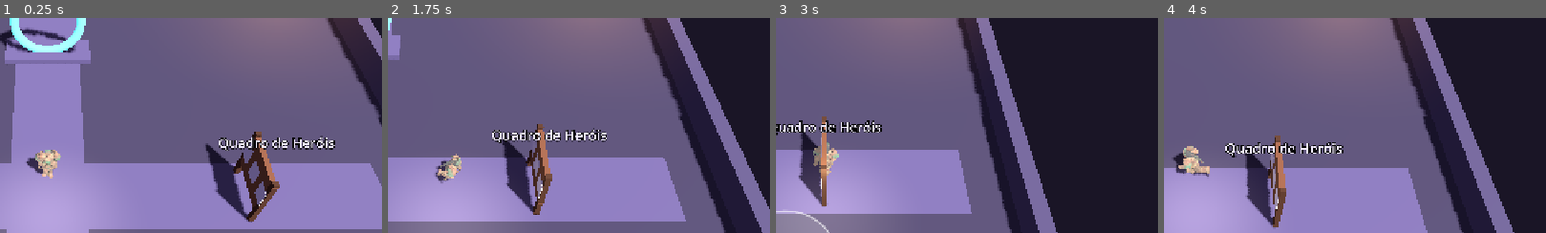
Above: before the commit, frames 1-4 (left to right).
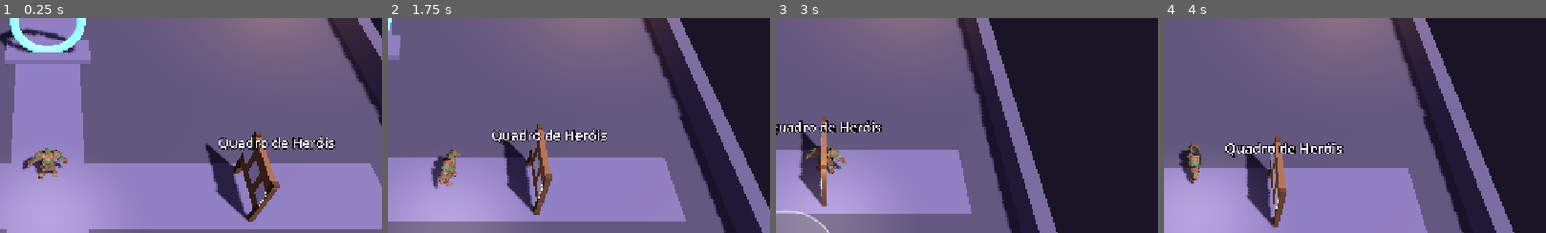
Above: after the commit, the same moments.

Repository: amazingmko/jogo-masmorra
Game: Godot game, scene res://game/scenes/hub.tscn
The game is run twice, just before and just after one commit, with the same random seed, the same clock (stepped at 60 frames per second) and the same inputs.
Inputs (mouse positions are % of the whole screen's width and height, from its top left):
- Up to frame 1 (0.25 s): no input
- Up to frame 2 (1.75 s): tap Enter at 0.5 s; move the mouse to (72, 45) at 0.52 s; hold D (move_right) 0.53-1.25 s; hold Space (attack) 0.53-1.25 s; click (72, 45) at 0.67 s; tap Q (form) at 0.8 s; drag from (30, 55) to (45, 70) at 1.27 s
- Up to frame 3 (3 s): move the mouse to (60, 28) at 2.02 s; hold D (move_right) 2.03-2.75 s; hold Space (attack) 2.03-2.75 s; tap J at 2.1 s; drag from (45, 70) to (20, 35) at 2.77 s
- Up to frame 4 (4 s): move the mouse to (80, 65) at 3.52 s; hold A (move_left) from 3.53 s (still down); tap Q (form) at 3.6 s; tap J at 3.8 s
The pictures show only the part of the screen within x 44-94%, y 13-63%; the shares and areas given below are measured in that part.

The runs differ from the first frame. In frame 1, 0.9% of the frame differs, in the area x 5-18%, y 60-75%; in frame 2, 0.9%; in frame 3, 0.7%; in frame 4, 1.0%, in the area x 2-12%, y 57-78%.

Commit message:
Icamiaba: cores corrigidas no renderizador Mobile, animação em camadas (pernas x tronco), combo de 2 golpes, sem deslizar ao tomar dano
Co-Authored-By: Claude Opus 5.5 <noreply@anthropic.com>
Claude-Session: https://claude.ai/code/session_01PxMUCP3EAMS7xMChCMNJhW

Diff:
--- /dev/null
+++ b/game/scripts/gameplay/hero_animator.gd
@@ -0,0 +1,195 @@
+class_name HeroAnimator
+extends Node
+## Anima o modelo 3D de um herói em camadas, com um AnimationTree montado por código:
+##  - pernas: parada / caminhada / corrida, conforme a velocidade;
+##  - tronco: golpes (em sequência, como combo) e "tomar dano" por cima das pernas,
+##    assim o herói não desliza quando ataca ou apanha andando;
+##  - morte: o corpo inteiro.
+## Nomes esperados no GLB (ver tools/prep_anim.mjs): idle, walk, run, ataque1..N, dano, morte.
+## Parado, os golpes usam o corpo inteiro (passo de ataque); andando, só o tronco.
+
+const BLEND := 0.15
+const RUN_SPEED := 3.4    # m/s em que a corrida do modelo casa com o chão
+const WALK_SPEED := 0.95
+const COMBO_RESET := 1.1  # segundos sem atacar e o combo volta ao primeiro golpe
+## Partes do esqueleto (Mixamo) que pertencem ao tronco.
+const UPPER := ["Spine", "Neck", "Head", "Shoulder", "Arm", "Hand"]
+
+var _anim: AnimationPlayer
+var _tree: AnimationTree
+var _act: AnimationNodeOneShot
+var _attacks: Array[String] = []
+var _combo := 0
+var _since_attack := 99.0
+var _loco := ""
+var _dead := false
+
+
+## Prepara o modelo. Devolve false se ele não tiver animações (o herói usa o balanço simples).
+func setup(model: Node) -> bool:
+	var found := model.find_children("*", "AnimationPlayer", true, false)
+	if found.is_empty():
+		return false
+	_anim = found[0]
+	if not _anim.has_animation("idle"):
+		return false
+	for anim_name in ["idle", "walk", "run"]:
+		if _anim.has_animation(anim_name):
+			_anim.get_animation(anim_name).loop_mode = Animation.LOOP_LINEAR
+	var i := 1
+	while _anim.has_animation("ataque%d" % i):
+		_attacks.append("ataque%d" % i)
+		i += 1
+	if _attacks.is_empty() and _anim.has_animation("ataque"):
+		_attacks.append("ataque")
+	_build_tree(model)
+	return true
+
+
+func _build_tree(model: Node) -> void:
+	var bt := AnimationNodeBlendTree.new()
+	# pernas
+	var loco := AnimationNodeTransition.new()
+	loco.xfade_time = BLEND
+	var x := 0
+	for anim_name in ["idle", "walk", "run"]:
+		var clip: String = anim_name if _anim.has_animation(anim_name) else "idle"
+		loco.add_input(anim_name)
+		var node := AnimationNodeAnimation.new()
+		node.animation = clip
+		bt.add_node(anim_name, node, Vector2(x, 0))
+		var ts := AnimationNodeTimeScale.new()
+		bt.add_node(anim_name + "_ts", ts, Vector2(x + 200, 0))
+		bt.connect_node(anim_name + "_ts", 0, anim_name)
+		x += 50
+	bt.add_node("loco", loco, Vector2(500, 0))
+	for k in 3:
+		bt.connect_node("loco", k, ["idle", "walk", "run"][k] + "_ts")
+	# golpes e dano (uma animação por vez, escolhida pela transição)
+	var acts := AnimationNodeTransition.new()
+	acts.xfade_time = 0.0
+	var act_names := _attacks.duplicate()
+	if _anim.has_animation("dano"):
+		act_names.append("dano")
+	if act_names.is_empty():
+		act_names.append("idle")
+	for k in act_names.size():
+		acts.add_input(act_names[k])
+		var node := AnimationNodeAnimation.new()
+		node.animation = act_names[k]
+		bt.add_node("a_" + act_names[k], node, Vector2(k * 50, 300))
+	bt.add_node("acts", acts, Vector2(500, 300))
+	for k in act_names.size():
+		bt.connect_node("acts", k, "a_" + act_names[k])
+	bt.add_node("act_ts", AnimationNodeTimeScale.new(), Vector2(700, 300))
+	bt.connect_node("act_ts", 0, "acts")
+	_act = AnimationNodeOneShot.new()
+	_act.fadein_time = 0.08
+	_act.fadeout_time = 0.18
+	_act.filter_enabled = false
+	for path in _upper_paths():
+		_act.set_filter_path(path, true)
+	bt.add_node("act", _act, Vector2(900, 100))
+	bt.connect_node("act", 0, "loco")
+	bt.connect_node("act", 1, "act_ts")
+	# vida / morte
+	var life := AnimationNodeTransition.new()
+	life.xfade_time = 0.12
+	life.add_input("vivo")
+	life.add_input("morto")
+	var death := AnimationNodeAnimation.new()
+	death.animation = "morte" if _anim.has_animation("morte") else "idle"
+	bt.add_node("morte", death, Vector2(900, 400))
+	bt.add_node("life", life, Vector2(1100, 200))
+	bt.connect_node("life", 0, "act")
+	bt.connect_node("life", 1, "morte")
+	bt.connect_node("output", 0, "life")
+
+	_tree = AnimationTree.new()
+	_tree.name = "AnimationTree"
+	model.add_child(_tree)
+	_tree.anim_player = _tree.get_path_to(_anim)
+	_tree.tree_root = bt
+	_tree.active = true
+	_set_loco("idle", 1.0)
+
+
+## Caminhos das trilhas do tronco, tirados da própria animação (servem a qualquer esqueleto Mixamo).
+func _upper_paths() -> Array[NodePath]:
+	var out: Array[NodePath] = []
+	var anim := _anim.get_animation("idle")
+	for t in anim.get_track_count():
+		var path := anim.track_get_path(t)
+		var bone := path.get_concatenated_subnames()
+		for part in UPPER:
+			if part in bone:
+				out.append(NodePath(str(path)))
+				break
+	return out
+
+
+func _set_loco(state: String, speed: float) -> void:
+	_tree.set("parameters/%s_ts/scale" % state, speed)
+	if state != _loco:
+		_loco = state
+		_tree.set("parameters/loco/transition_request", state)
+
+
+## Chamado todo quadro com a velocidade no chão.
+func update(delta: float, ground_speed: float, move_speed: float) -> void:
+	if _tree == null or _dead:
+		return
+	_since_attack += delta
+	if ground_speed > move_speed * 0.45:
+		_set_loco("run", clampf(ground_speed / RUN_SPEED, 0.7, 1.8))
+	elif ground_speed > 0.15:
+		_set_loco("walk", clampf(ground_speed / WALK_SPEED, 0.8, 2.0))
+	else:
+		_set_loco("idle", 1.0)
+
+
+func _fire(anim_name: String, duration: float, moving: bool) -> void:
+	var length := _anim.get_animation(anim_name).length
+	_act.filter_enabled = moving
+	_tree.set("parameters/acts/transition_request", anim_name)
+	_tree.set("parameters/act_ts/scale", length / maxf(duration, 0.1))
+	_tree.set("parameters/act/request", AnimationNodeOneShot.ONE_SHOT_REQUEST_FIRE)
+
+
+## Um golpe: avança no combo (golpe 1, 2, 3...) e volta ao início se ficar um tempo sem atacar.
+func attack(duration: float, moving: bool) -> void:
+	if _tree == null or _dead or _attacks.is_empty():
+		return
+	if _since_attack > COMBO_RESET:
+		_combo = 0
+	_since_attack = 0.0
+	_fire(_attacks[_combo % _attacks.size()], duration, moving)
+	_combo += 1
+
+
+func is_acting() -> bool:
+	return _tree != null and bool(_tree.get("parameters/act/active"))
+
+
+## Tomar dano: só o tronco reage (nunca trava as pernas) e não interrompe um golpe.
+func hurt() -> void:
+	if _tree == null or _dead or not _anim.has_animation("dano") or is_acting():
+		return
+	_fire("dano", 0.5, true)
+
+
+func die() -> void:
+	if _tree == null:
+		return
+	_dead = true
+	_tree.set("parameters/act/request", AnimationNodeOneShot.ONE_SHOT_REQUEST_ABORT)
+	_tree.set("parameters/life/transition_request", "morto")
+
+
+func revive() -> void:
+	if _tree == null:
+		return
+	_dead = false
+	_combo = 0
+	_tree.set("parameters/life/transition_request", "vivo")
+	_set_loco("idle", 1.0)
--- a/game/scripts/gameplay/player.gd
+++ b/game/scripts/gameplay/player.gd
@@ -73,14 +73,8 @@
 var _lunge := 0.0
 var _moving := 0.0
 var _fill_light: OmniLight3D
-const MODEL_GLOW := 0.32
-## Animações do modelo (vindas do Tripo, já preparadas por tools/prep_anim.mjs).
-var _anim: AnimationPlayer
-var _action_left := 0.0  # tempo restante de uma animação de ação (ataque, dano)
-const ANIM_BLEND := 0.15
-const RUN_SPEED := 3.4   # m/s em que a corrida do modelo casa com o chão
-const WALK_SPEED := 0.95
-const LOOPED := ["idle", "walk", "run"]
+## Animações do modelo em camadas (pernas, tronco, morte). Null se o modelo não tiver animações.
+var _animator: HeroAnimator
 
 ## Veneno, raízes e lentidão (ver StatusEffects).
 var status := StatusEffects.new()
@@ -168,10 +162,8 @@
 	health.reset()
 	status.clear()
 	controls_enabled = true
-	_action_left = 0.0
-	if _anim:
-		_anim.play("idle", 0.0)
-		_anim.speed_scale = 1.0
+	if _animator:
+		_animator.revive()
 
 
 ## Chamado por avisos no chão e disparos inimigos.
@@ -259,7 +251,8 @@
 
 func _attack() -> void:
 	_lunge = 1.0
-	_play_action("ataque", clampf(weapon_stats.cooldown() * 0.9, 0.35, 0.75))
+	if _animator:
+		_animator.attack(clampf(weapon_stats.cooldown() * 0.95, 0.4, 0.9), _ground_speed() > 0.15)
 	if weapon_stats.is_ranged():
 		var projectile := Projectile.create(_facing, weapon_stats, hero.element, crit_chance, _rng)
 		get_parent().add_child(projectile)
@@ -288,8 +281,8 @@
 func _on_damaged(amount: int) -> void:
 	Fx.flash(_material, _base_color, Color("ff4d4d"))
 	_flash_model()
-	if _action_left <= 0.0 and not health.is_dead:
-		_play_action("dano", 0.45)  # não interrompe um golpe
+	if _animator and not health.is_dead:
+		_animator.hurt()
 	Fx.damage_number(get_parent(), global_position + Vector3(0, 2.0, 0), amount, false, Color("ff6b6b"))
 
 
@@ -297,9 +290,8 @@
 	controls_enabled = false
 	_target = null
 	_update_marker()
-	if _anim and _anim.has_animation("morte"):
-		_action_left = 0.0
-		_play("morte", 1.3, 0.1)  # cai e fica no último quadro
+	if _animator:
+		_animator.die()  # cai e fica no chão
 	else:
 		var tween := create_tween()
 		tween.tween_property(_body, "rotation:x", deg_to_rad(-90), 0.3)
@@ -428,8 +420,9 @@
 	if _model:
 		_model.queue_free()
 		_model = null
-	_anim = null
-	_action_left = 0.0
+	if _animator:
+		_animator.queue_free()
+		_animator = null
 	_model_meshes.clear()
 	_mesh.visible = new_hero.model == null
 	if _body.has_node("Facing"):
@@ -450,34 +443,16 @@
 		_fill_light.shadow_enabled = false
 		add_child(_fill_light)
 	_collect_meshes(_model)
-	_brighten_model()
-	_setup_anim()
+	var animator := HeroAnimator.new()
+	add_child(animator)
+	if animator.setup(_model):
+		_animator = animator
+	else:
+		animator.queue_free()
 	_flash_material = StandardMaterial3D.new()
 	_flash_material.shading_mode = BaseMaterial3D.SHADING_MODE_UNSHADED
 	_flash_material.transparency = BaseMaterial3D.TRANSPARENCY_ALPHA
 	_flash_material.albedo_color = Color(1, 0.25, 0.25, 0.55)
-
-
-## Brilho próprio fraco com a própria textura: as cores pintadas aparecem de qualquer ângulo,
-## inclusive de costas para o sol (estilo dos jogos de celular).
-func _brighten_model() -> void:
-	for mi in _model_meshes:
-		var mesh := mi.mesh
-		if mesh == null:
-			continue
-		for i in mesh.get_surface_count():
-			var src := mi.get_active_material(i) as BaseMaterial3D
-			if src == null:
-				continue
-			var mat := src.duplicate() as BaseMaterial3D
-			mat.emission_enabled = true
-			mat.emission = Color.WHITE
-			mat.emission_texture = src.albedo_texture
-			mat.emission_energy_multiplier = MODEL_GLOW
-			mat.emission_operator = BaseMaterial3D.EMISSION_OP_ADD
-			mat.roughness = maxf(src.roughness, 0.85)
-			mat.metallic = 0.0
-			mi.set_surface_override_material(i, mat)
 
 
 func _collect_meshes(node: Node) -> void:
@@ -487,60 +462,15 @@
 		_collect_meshes(child)
 
 
-func _setup_anim() -> void:
-	var found := _model.find_children("*", "AnimationPlayer", true, false)
-	if found.is_empty():
-		return
-	_anim = found[0]
-	for anim_name in LOOPED:
-		if _anim.has_animation(anim_name):
-			_anim.get_animation(anim_name).loop_mode = Animation.LOOP_LINEAR
-	_play("idle")
-
-
-## Toca uma animação (se o modelo tiver) com transição suave.
-func _play(anim_name: String, speed := 1.0, blend := ANIM_BLEND) -> void:
-	if _anim == null or not _anim.has_animation(anim_name):
-		return
-	if _anim.current_animation == anim_name and _action_left <= 0.0:
-		_anim.speed_scale = speed
-		return
-	_anim.play(anim_name, blend)
-	_anim.speed_scale = speed
-
-
-## Animação de ação por cima da locomoção (ataque, dano). duration: quanto deve durar na tela.
-func _play_action(anim_name: String, duration: float) -> void:
-	if _anim == null or not _anim.has_animation(anim_name):
-		return
-	var length := _anim.get_animation(anim_name).length
-	_anim.play(anim_name, 0.08)
-	_anim.seek(0.0, true)
-	_anim.speed_scale = length / maxf(duration, 0.1)
-	_action_left = duration
+func _ground_speed() -> float:
+	return Vector2(velocity.x, velocity.z).length()
 
 
 func _process(delta: float) -> void:
-	if _anim:
-		_update_anim(delta)
+	if _animator:
+		_animator.update(delta, _ground_speed(), move_speed)
 	else:
 		_animate_model(delta)
-
-
-## Parada, caminhada ou corrida conforme a velocidade; a corrida acelera junto com o herói.
-func _update_anim(delta: float) -> void:
-	if health.is_dead:
-		return
-	if _action_left > 0.0:
-		_action_left -= delta
-		return
-	var speed := Vector2(velocity.x, velocity.z).length()
-	if speed > move_speed * 0.45:
-		_play("run", clampf(speed / RUN_SPEED, 0.7, 1.8))
-	elif speed > 0.15:
-		_play("walk", clampf(speed / WALK_SPEED, 0.8, 2.0))
-	else:
-		_play("idle")
 
 
 ## Enquanto não há animações: balança ao andar, inclina para a frente e dá um bote no ataque.
Binary file changed: game/art/herois/icamiaba.glb
Not shown, added: game/scripts/gameplay/hero_animator.gd.uid
Not shown, changed: tools/prep_anim.mjs
